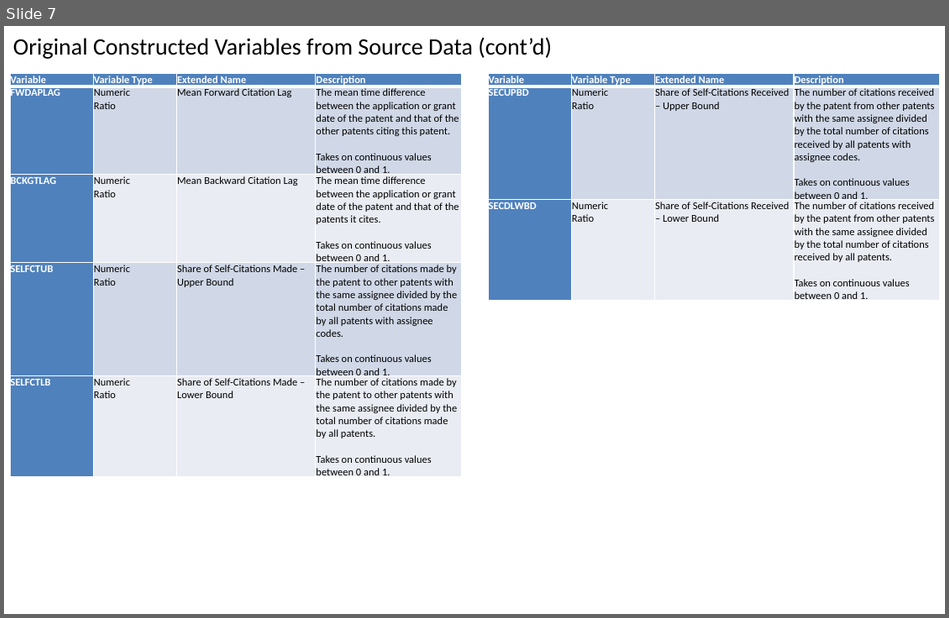
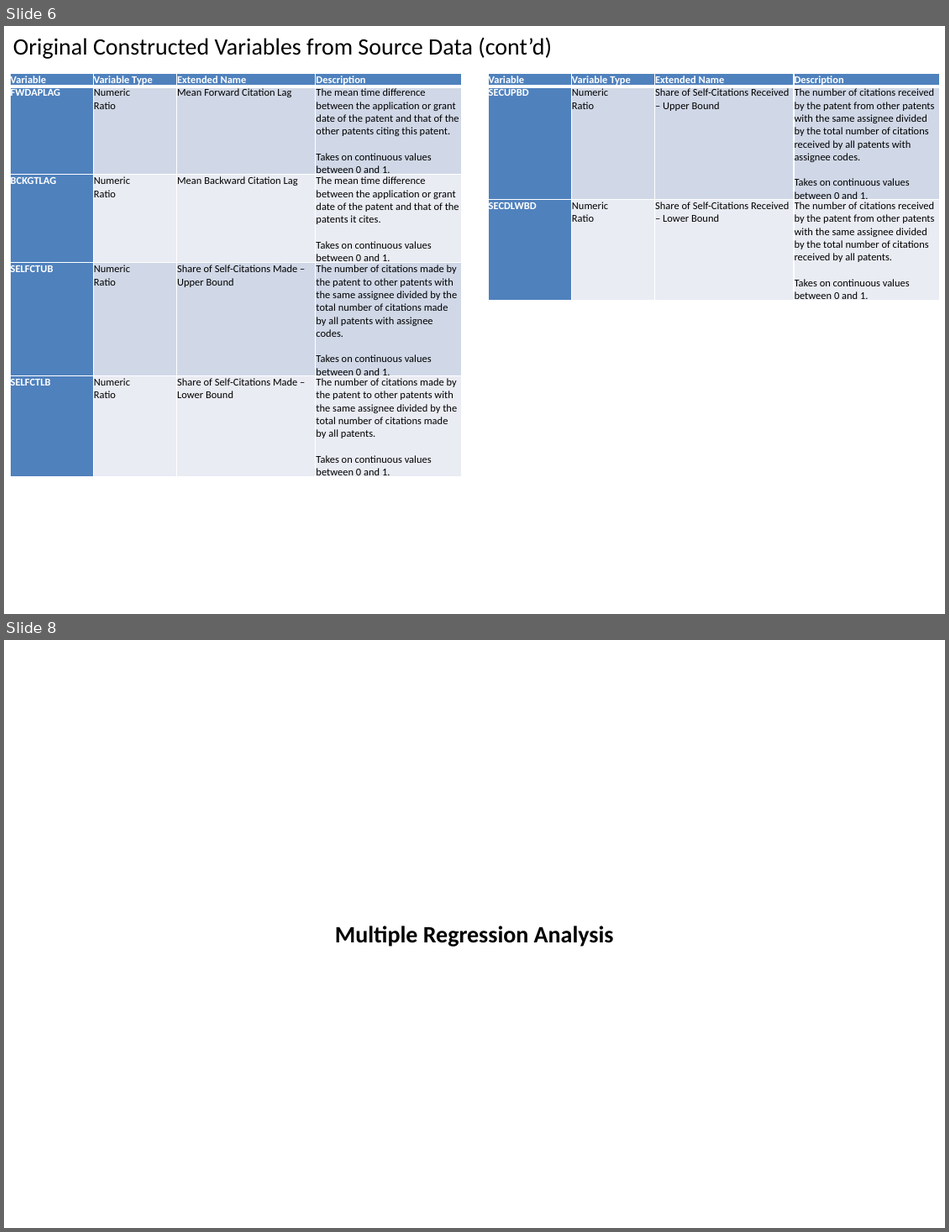
Before and after one commit to SLU-Courses-Townes/SOC6100, a slide deck: Presentations/Presentation02/Townes_SOC6100_Presentation02.pptx. Shown one above the other, each under a label of ours: slide 7 before the commit, slides 6 and 8 after it; the slides between them are not shown. The pictures are 949x618 and 949x1232 pixels, drawn with LibreOffice and Linux fonts; fonts in the diff are those of the drawing. Boxes give left, top, right and bottom in pixels: in the first picture for what was removed or moved away, otherwise in the second. Text is boxed around its words. In the diff, an @@ line names an element or a change of style, - is before the commit and + after.

```diff
--- a/Presentations/Presentation02/Townes_SOC6100_Presentation02.pptx
+++ b/Presentations/Presentation02/Townes_SOC6100_Presentation02.pptx
@@ slide 8 added at [4,640,945,1228], background #FFFFFF @@
@@ text added at [335,926,614,947], 18 pt, text #000000, bold @@
+Multiple Regression Analysis
@@ what was slide 7 is now slide 6 @@
```
Also in this commit, not shown: 5 slides changed, 12 other slides added, 1 slide removed.
